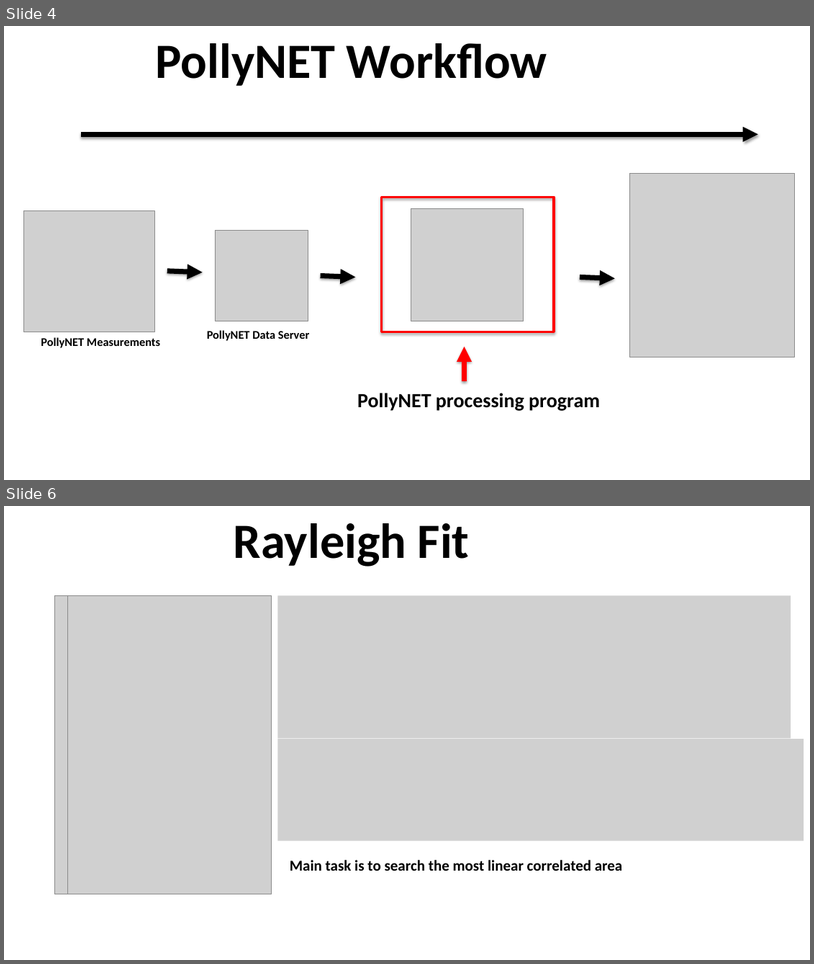
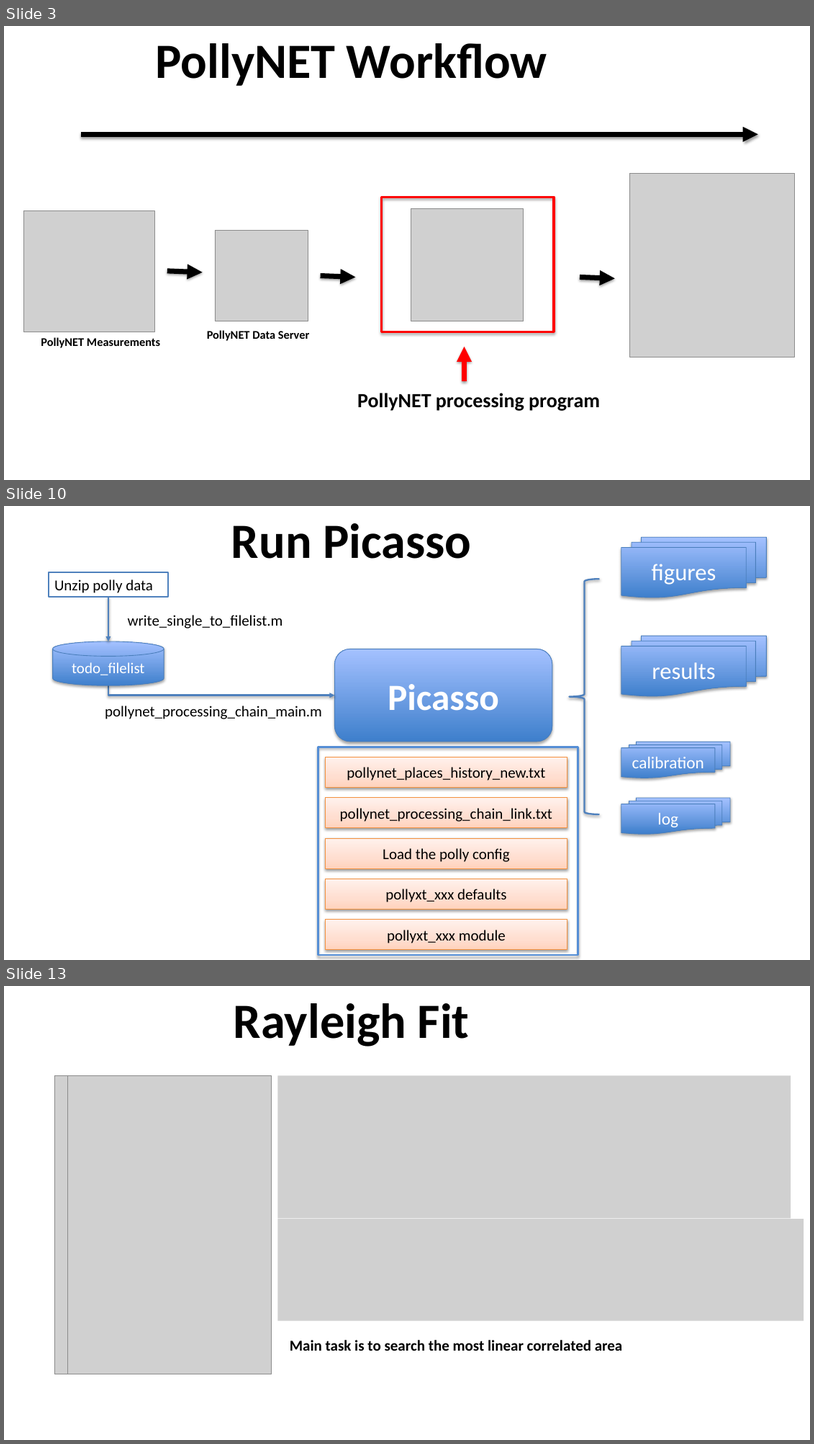
Before and after one commit to PollyNET/Pollynet_Processing_Chain, a slide deck: doc/Pollynet_Processing_Chain.pptx. Shown one above the other, each under a label of ours: slides 4 and 6 before the commit, slides 3, 10 and 13 after it; the slides between them are not shown. The pictures are 814x964 and 814x1444 pixels, drawn with LibreOffice and Linux fonts; fonts in the diff are those of the drawing; grey boxes stand for pictures; background and template pictures are left out. Boxes give left, top, right and bottom in pixels: in the first picture for what was removed or moved away, otherwise in the second. Text is boxed around its words. In the diff, an @@ line names an element or a change of style, - is before the commit and + after.

```diff
--- a/doc/Pollynet_Processing_Chain.pptx
+++ b/doc/Pollynet_Processing_Chain.pptx
@@ slide 10 added at (x1=4, y1=506, x2=810, y2=960), background #FFFFFF @@
@@ title added at (x1=232, y1=523, x2=471, y2=559), 58.7 pt, text #000000, bold @@
+Run Picasso
@@ group added at (x1=570, y1=537, x2=767, y2=834): 4 flow chart multidocuments, 1 left brace @@
+figures
+results
+calibration
+log
@@ group added at (x1=48, y1=572, x2=283, y2=686): 1 rectangle, 1 cylinder, 1 arrow, 1 text @@
+Unzip polly data
+todo_filelist
+write_single_to_filelist.m
@@ rounded rectangle added at (x1=335, y1=649, x2=553, y2=741), fill gradient #3F80CE to #A4C4FF, outline #4B7EBC 0.75 pt, 44 pt, text #FFFFFF, bold @@
+Picasso
@@ elbow arrow added from (108, 686) to (335, 695), #4F81BD 2 pt @@
@@ text added at (x1=105, y1=705, x2=322, y2=719), 18 pt, text #000000 @@
+pollynet_processing_chain_main.m
@@ group added at (x1=319, y1=746, x2=579, y2=955): 6 rectangles @@
+pollynet_places_history_new.txt
+pollynet_processing_chain_link.txt
+Load the polly config
+pollyxt_xxx defaults
+pollyxt_xxx module
@@ what was slide 4 is now slide 3 @@
@@ what was slide 6 is now slide 13 @@
```
Also in this commit, not shown: 8 slides changed, 3 other slides added, 3 slides removed, 13 other files.
